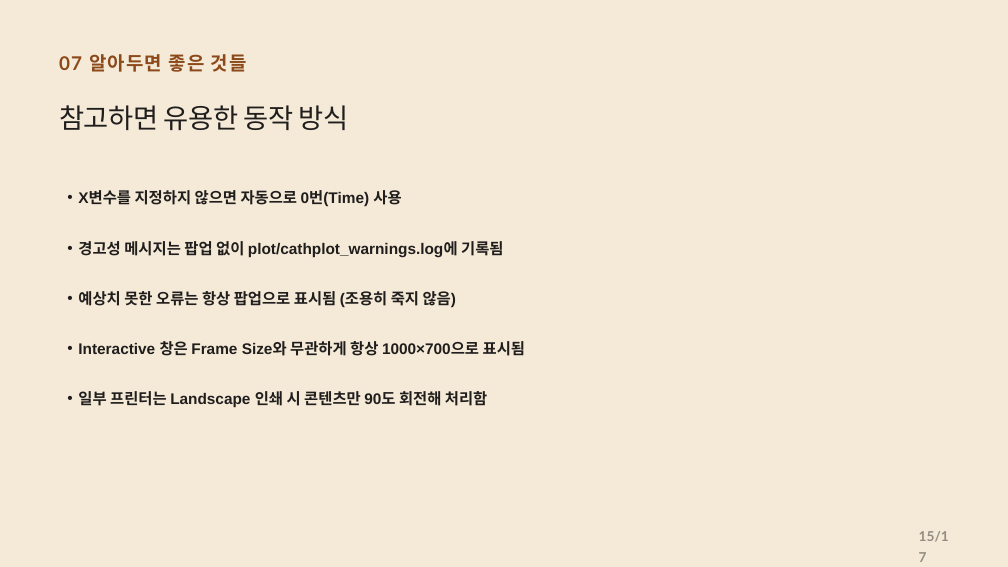
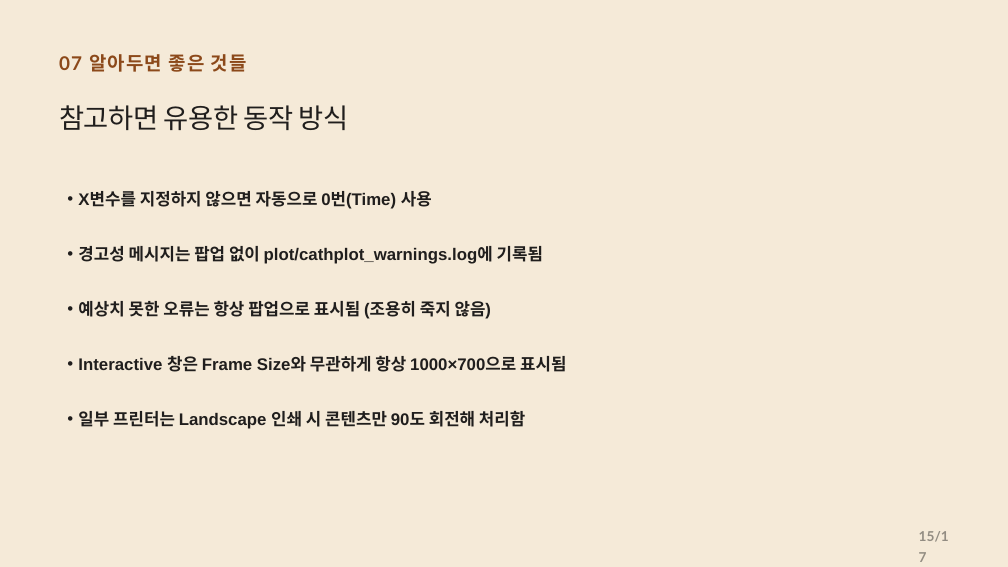
Before and after one commit to CWKIM113/CathPlot_Pub, a slide deck: slide 15 of CathPlot_Deck.pptx. Drawn at 1008x567 pixels with LibreOffice and Linux fonts; fonts in the diff are those of the drawing. Boxes give left, top, right and bottom in pixels: in the first picture for what was removed or moved away, otherwise in the second. Text is boxed around its words. In the diff, an @@ line names an element or a change of style, - is before the commit and + after.

Commit message:
PNG/JPG를 PDF 래스터화 방식으로 전환, Print/Save 폰트 2배(EMF 1.5배) 확대, 3D 팝업 문서 보강
- PNG/JPG 저장을 gnuplot pngcairo/jpeg 터미널 대신 PDF를 PyMuPDF로
  래스터화해서 생성 (create_script/create_multiplot_script 공통)
  - 포맷별 텍스트 렌더링 엔진 차이로 인한 폰트/legend 불일치 근본 해결
  - PNG=PDF 완전 동일(실측 확인), JPG의 dash 미지원 한계도 자동 해결
  - 기존(72dpi 렌더 + Pillow 4배 확대) 대비 속도도 더 빠름(약 2배, 실측)
  - PyMuPDF 없는 환경 대비 실패 시 기존 gnuplot 터미널 방식으로 fallback
- PRINT_FONT_SCALE 0.80 → 1.60(정확히 2배) - PDF 그림이 캔버스 대비
  폰트/legend가 너무 작다는 피드백. legend box는 font_pt에 비례해 자동으로
  같이 커짐
- EMF는 별도로 0.75배 추가 적용(최종 1.5배) - 원래도 PDF보다 크게 그려지던
  포맷이라 2배는 과함
- EMF legend box_chars 1.5 → 0.75 (box 테두리<->title 간격 절반)
- EMF ylabel offset 4 → 8 (Y1 title이 tic 숫자와 겹치던 문제 수정,
  0/3/6/8/10 직접 렌더링 비교로 확인), y2label offset은 별도로 3 유지
  (Y1과 공유하면 Y2가 과도하게 떨어져 보였음)
- 3D Plot 팝업 사용설명서 보강: Style/Marker 크기/Marker 모양이 전역이
  아니라 curve/surface 각 줄마다 따로 고르는 드롭다운임을 명시
- PPT: Save 슬라이드에 PNG/JPG가 PDF와 동일하게 나온다는 설명 추가

```diff
--- a/CathPlot_Deck.pptx
+++ b/CathPlot_Deck.pptx
@@ text "X변수를 지정하지 않으면 자동으로 0번(Time) ..." at <box>78,191,566,429</box>: size 22 to 24 pt @@
```
Also in this commit, not shown: 6 other slides changed, 2 other files.
